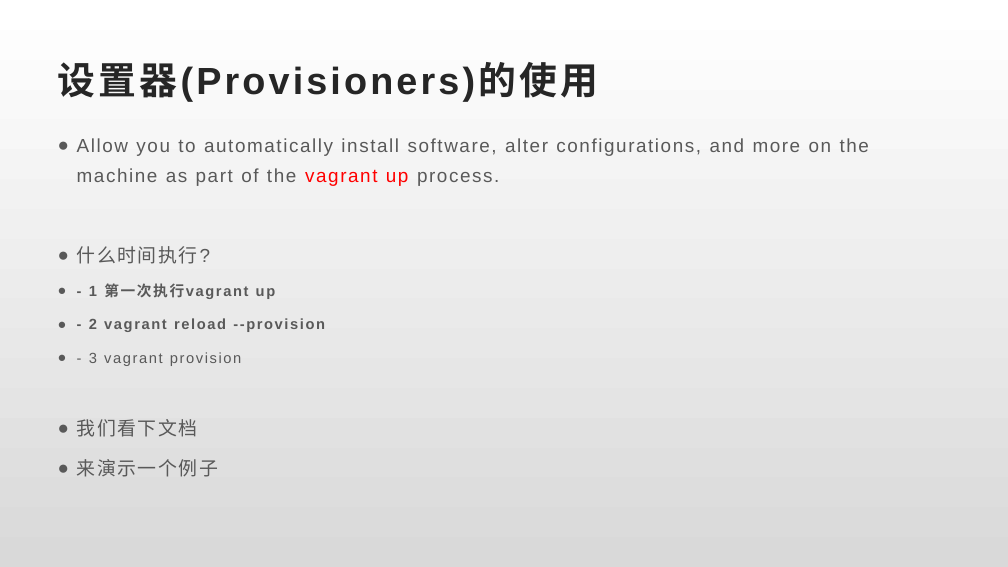
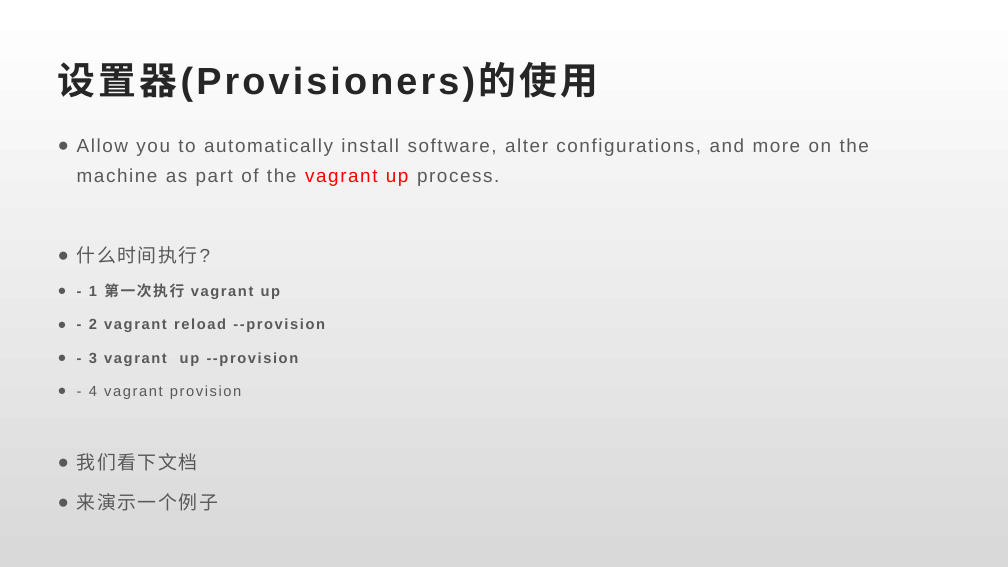
Before and after one commit to llaoj/my-share, a slide deck: slide 10 of vagrant-for-dev/index.pptx. Drawn at 1008x567 pixels with LibreOffice and Linux fonts; fonts in the diff are those of the drawing. Boxes give left, top, right and bottom in pixels: in the first picture for what was removed or moved away, otherwise in the second. Text is boxed around its words. In the diff, an @@ line names an element or a change of style, - is before the commit and + after.

```diff
--- a/vagrant-for-dev/index.pptx
+++ b/vagrant-for-dev/index.pptx
@@ text at (x1=89, y1=283, x2=281, y2=299): spaces changed @@
-● - 1 第一次执行vagrant up
+● - 1 第一次执行 vagrant up
@@ text at (x1=89, y1=352, x2=299, y2=399): text changed; bold on @@
-● - 3 vagrant provision
+● - 3 vagrant up --provision
+● - 4 vagrant provision
```
Also in this commit, not shown: 2 other slides changed.
